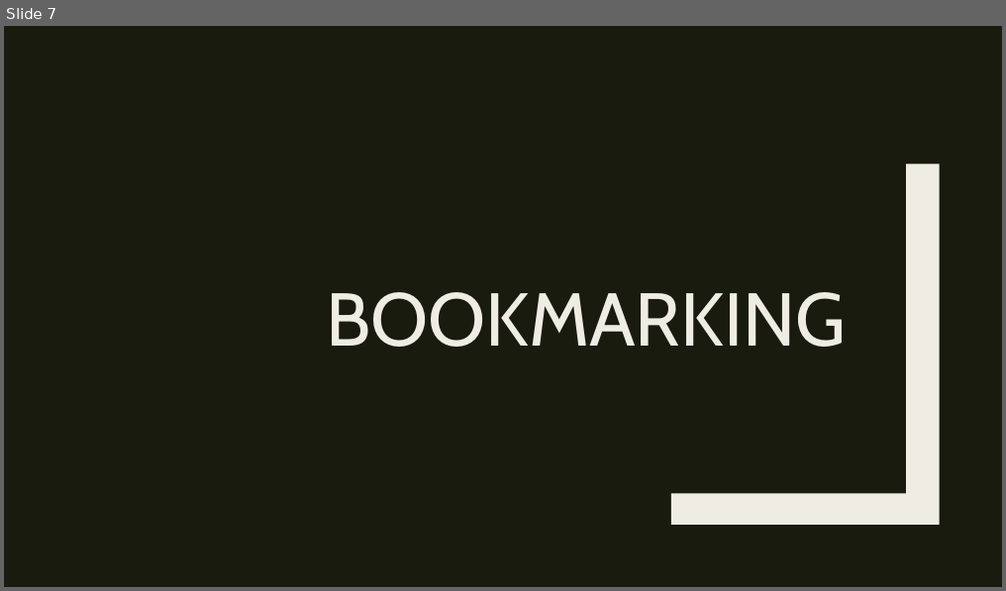
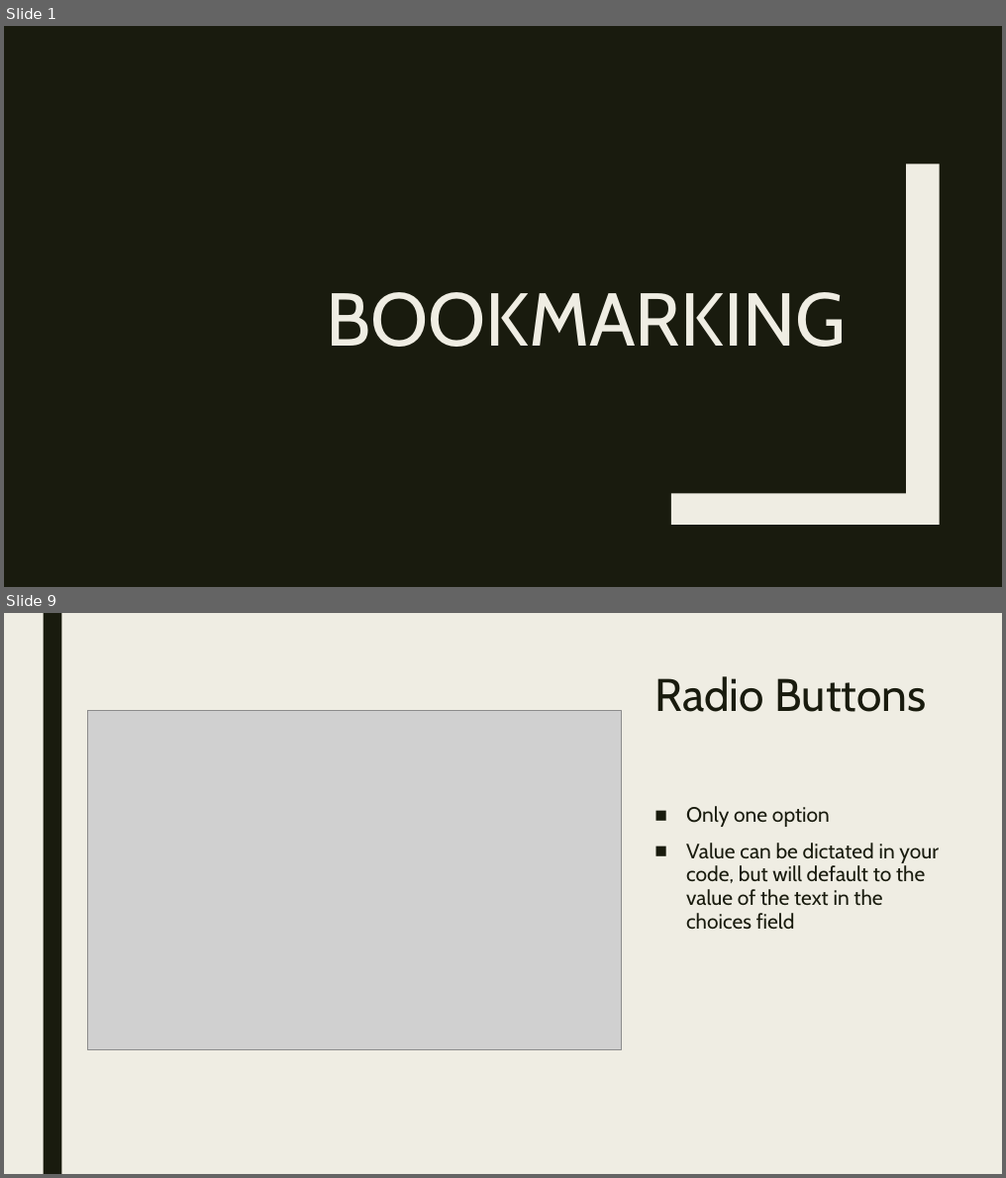
Before and after one commit to RforOperations2018/Class_4, a slide deck: Class_4.pptx. Shown one above the other, each under a label of ours: slide 7 before the commit, slides 1 and 9 after it; the slides between them are not shown. The pictures are 1006x591 and 1006x1178 pixels, drawn with LibreOffice and Linux fonts; fonts in the diff are those of the drawing; grey boxes stand for pictures. Boxes give left, top, right and bottom in pixels: in the first picture for what was removed or moved away, otherwise in the second. Text is boxed around its words. In the diff, an @@ line names an element or a change of style, - is before the commit and + after.

```diff
--- a/Class_4.pptx
+++ b/Class_4.pptx
@@ slide 9 added at (4,613,1002,1174), background #EFEDE3 @@
@@ rectangle added at (43,613,61,1174), fill #191B0E @@
@@ title added at (654,676,926,712), 44 pt, text #191B0E @@
+Radio Buttons
@@ picture added at (88,710,622,1051) @@
@@ text added at (686,806,939,929), 20 pt, text #191B0E @@
+■ Only one option
+■ Value can be dictated in your code, but will default to the value of the text in the choices field
@@ what was slide 7 is now slide 1 @@
```
Also in this commit, not shown: 16 other slides added, 6 slides removed, 1 other file.
